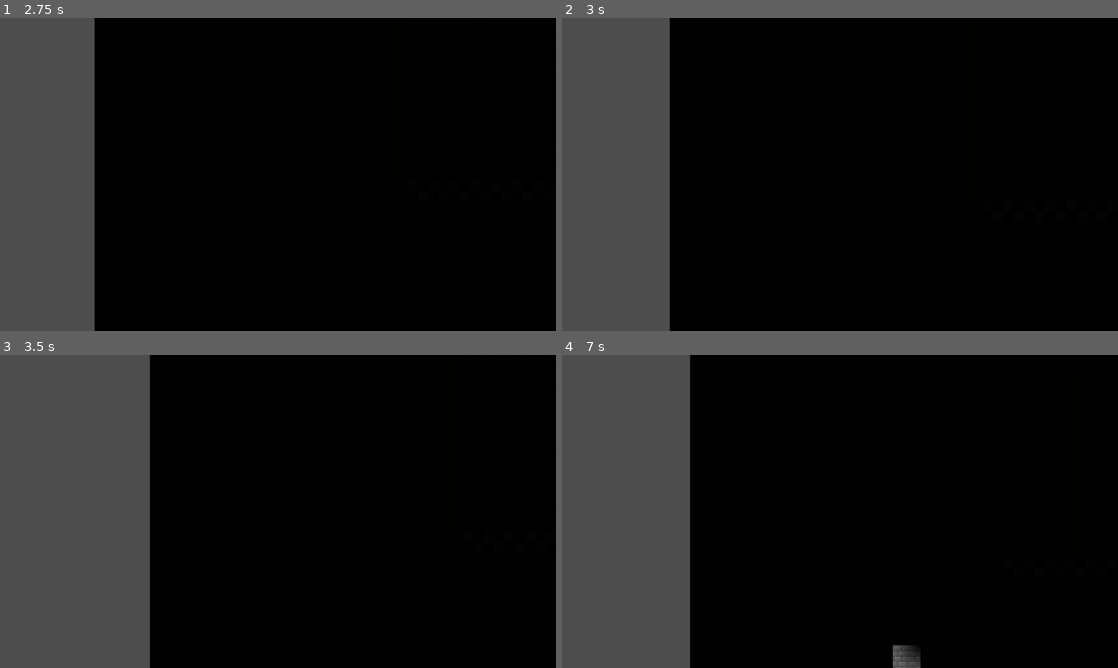
Above: before the commit, frames 1-4 (two rows, left to right).
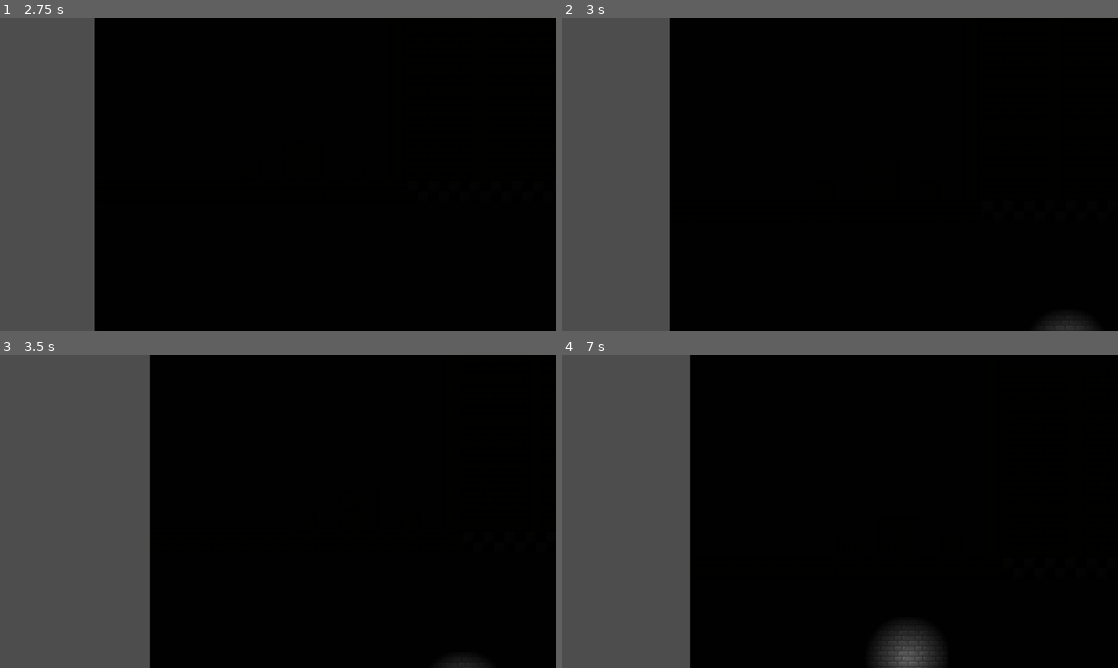
Above: after the commit, the same moments.

Repository: lestercantor/gwj-74---haunted
Game: Godot game, scene res://Art Assets/Art Scenes/MainMenuBackground.tscn
The game is run twice, just before and just after one commit, with the same random seed, the same clock (stepped at 60 frames per second) and the same inputs.
Inputs (mouse positions are in pixels of both pictures, inside the frame that each line leads up to):
- Up to frame 1 (2.75 s): click (61, 168) at 0.5 s; tap Enter at 1.25 s; move the mouse to (400, 158) at 1.27 s; hold D (move_right) from 1.28 s (still down); tap Space (jump) at 1.52, 2.27 s; move the mouse to (166, 190) at 2.02 s
- Up to frame 2 (3 s): tap Space (jump) at 2.75 s; move the mouse to (895, 105) at 2.77 s; release D (move_right) at 2.78 s; hold A (move_left) from 2.78 s (still down)
- Up to frame 3 (3.5 s): keep holding A (move_left)
- Up to frame 4 (7 s): move the mouse to (812, 574) at 3.52 s; release A (move_left) at 3.53 s; hold D (move_right) 3.53-5.03 s; tap Space (jump) at 3.77, 4.52, 5.27, 6.5, 6.77 s; move the mouse to (1006, 558) at 4.27 s; tap Enter at 5 s; move the mouse to (673, 464) at 5.02 s; hold A (move_left) 5.03-5.78 s; move the mouse to (867, 511) at 5.77 s; hold D (move_right) 5.78-6.53 s; move the mouse to (756, 433) at 6.52 s; hold A (move_left) from 6.53 s (still down)

Frame 1 is identical in both runs. In frame 2, 0.2% of the frame differs, in the area x 86-96%, y 95-100%; in frame 3, 0.1%; in frame 4, 1.0%, in the area x 56-69%, y 86-100%.

Commit message:
fixed light

Diff:
--- a/Art Assets/Art Scenes/MainMenuBackground.tscn
+++ b/Art Assets/Art Scenes/MainMenuBackground.tscn
@@ -10,9 +10,9 @@
 [ext_resource type="Texture2D" uid="uid://ckmqq1vxtwkhn" path="res://Art Assets/UI/Logo.png" id="5_3g11h"]
 [ext_resource type="Texture2D" uid="uid://ssnyyu2g1vsk" path="res://Art Assets/Backgrounds/RainLayer.png" id="6_m5tty"]
 [ext_resource type="Texture2D" uid="uid://dj4vgm6rxrhvd" path="res://Art Assets/Backgrounds/Castle.png" id="7_iiesl"]
-[ext_resource type="PackedScene" path="res://Art Assets/Art Scenes/LightningScene.tscn" id="11_4ecw4"]
+[ext_resource type="PackedScene" uid="uid://3ctt5ma2xwd5" path="res://Art Assets/Art Scenes/LightningScene.tscn" id="11_4ecw4"]
 
-[node name="Node2D" type="Node2D"]
+[node name="Node2D2" type="Node2D"]
 
 [node name="AudioStreamPlayer" type="AudioStreamPlayer" parent="."]
 stream = ExtResource("1_bh1n1")
--- a/Player/player.tscn
+++ b/Player/player.tscn
@@ -9,11 +9,13 @@
 radius = 15.0333
 
 [sub_resource type="Gradient" id="Gradient_abqlj"]
+offsets = PackedFloat32Array(0, 0.752294)
+colors = PackedColorArray(1, 1, 1, 1, 0, 0, 0, 1)
 
 [sub_resource type="GradientTexture2D" id="GradientTexture2D_3akqv"]
 gradient = SubResource("Gradient_abqlj")
 fill = 1
-fill_from = Vector2(1, 0)
+fill_from = Vector2(0.512821, 0.495726)
 fill_to = Vector2(0, 0)
 
 [node name="Player" type="CharacterBody2D"]
@@ -37,3 +39,4 @@
 
 [node name="PointLight2D" type="PointLight2D" parent="MouseLight"]
 texture = SubResource("GradientTexture2D_3akqv")
+texture_scale = 3.0
